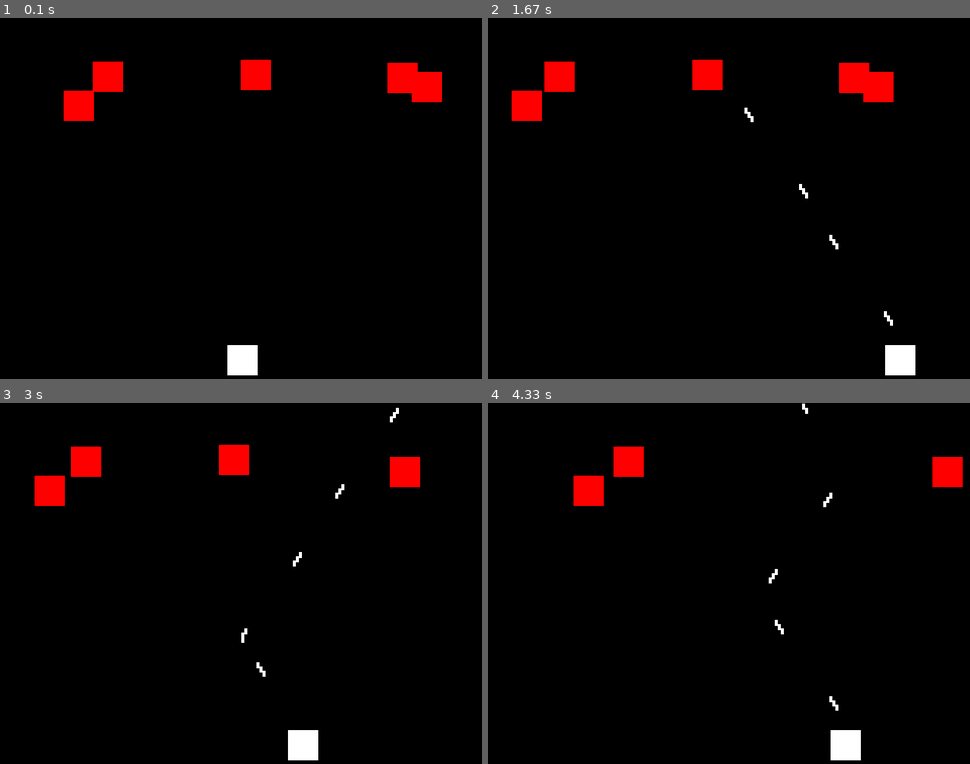
Above: before the commit, frames 1-4 (two rows, left to right).
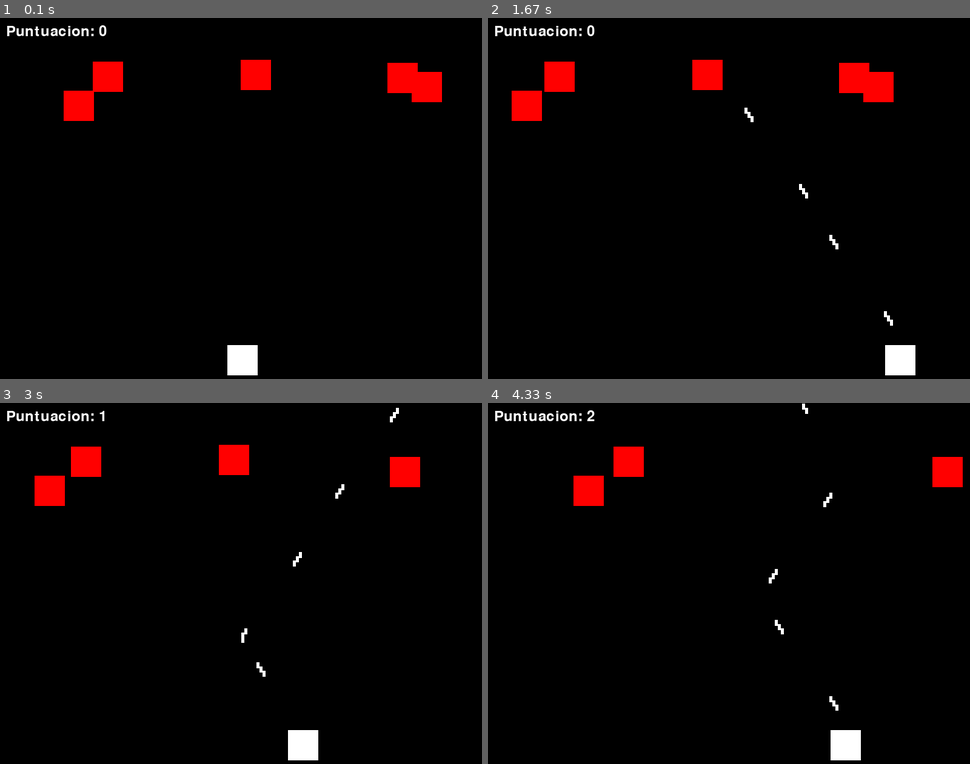
Above: after the commit, the same moments.

Repository: GaelFG17/PythonC
Game: pygame game, started from Pygame/juego.py
Same seed, same stepped clock (60 frames per second), same inputs: the game is played once before the commit and once after it.
Inputs:
- Up to frame 1 (0.1 s): no input
- Up to frame 2 (1.67 s): tap Space at 0.33, 0.73, 1.03, 1.23, 1.53 s; hold Right 0.67-1.13 s; hold Right 1.17-1.63 s
- Up to frame 3 (3 s): hold Left 1.67-2.2 s; tap Space at 1.73, 2.03, 2.3, 2.6, 2.73 s; hold Left 2.23-2.63 s; hold Right from 2.67 s (still down)
- Up to frame 4 (4.33 s): tap Space at 3.03, 3.4, 3.7, 3.9, 4.2 s; release Right at 3.3 s; hold Left 3.33-3.8 s; hold Right 3.83-4.3 s

The runs differ from the first frame. In frame 1, 0.3% of the frame differs, in the area x 1-23%, y 2-6%; in frame 2, 0.3%; in frame 3, 0.3%; in frame 4, 0.3%.

Commit message:
Actualizacion(Score)

Diff:
--- a/Pygame/juego.py
+++ b/Pygame/juego.py
@@ -15,6 +15,9 @@
 WHITE = (255, 255, 255)
 BLACK = (0, 0, 0)
 RED = (255, 0, 0)
+
+#Fuente para el contador
+font = pygame.font.Font(None, 36)
 
 # FPS
 clock = pygame.time.Clock()
@@ -49,11 +52,18 @@
 #crear los enemigos
 create_enemies(num_enemies)
 
+score = 0
+
 
 # Función para manejar los disparos
 def shoot_bullet(x, y):
     bullet = pygame.Rect(x + player_width // 2 - bullet_width // 2, y, bullet_width, bullet_height)
     bullets.append(bullet)
+
+#funcion para mostrar el contador
+def draw_score(score):
+    score_text = font.render(f"Puntuacion: {score}", True, WHITE)
+    screen.blit(score_text, (10, 10))
 
 # Bucle principal del juego
 running = True
@@ -94,6 +104,7 @@
             if bullet.colliderect(enemy):
                 bullets.remove(bullet)
                 enemies.remove(enemy)
+                score += 1 #incrememntar el contador
                 break
 
     # Dibujar el jugador
@@ -108,6 +119,9 @@
     for enemy in enemies:
         pygame.draw.rect(screen, RED, enemy)
 
+    #Dibujar el contador
+    draw_score(score)
+
     # Actualizar la pantalla
     pygame.display.flip()
 
